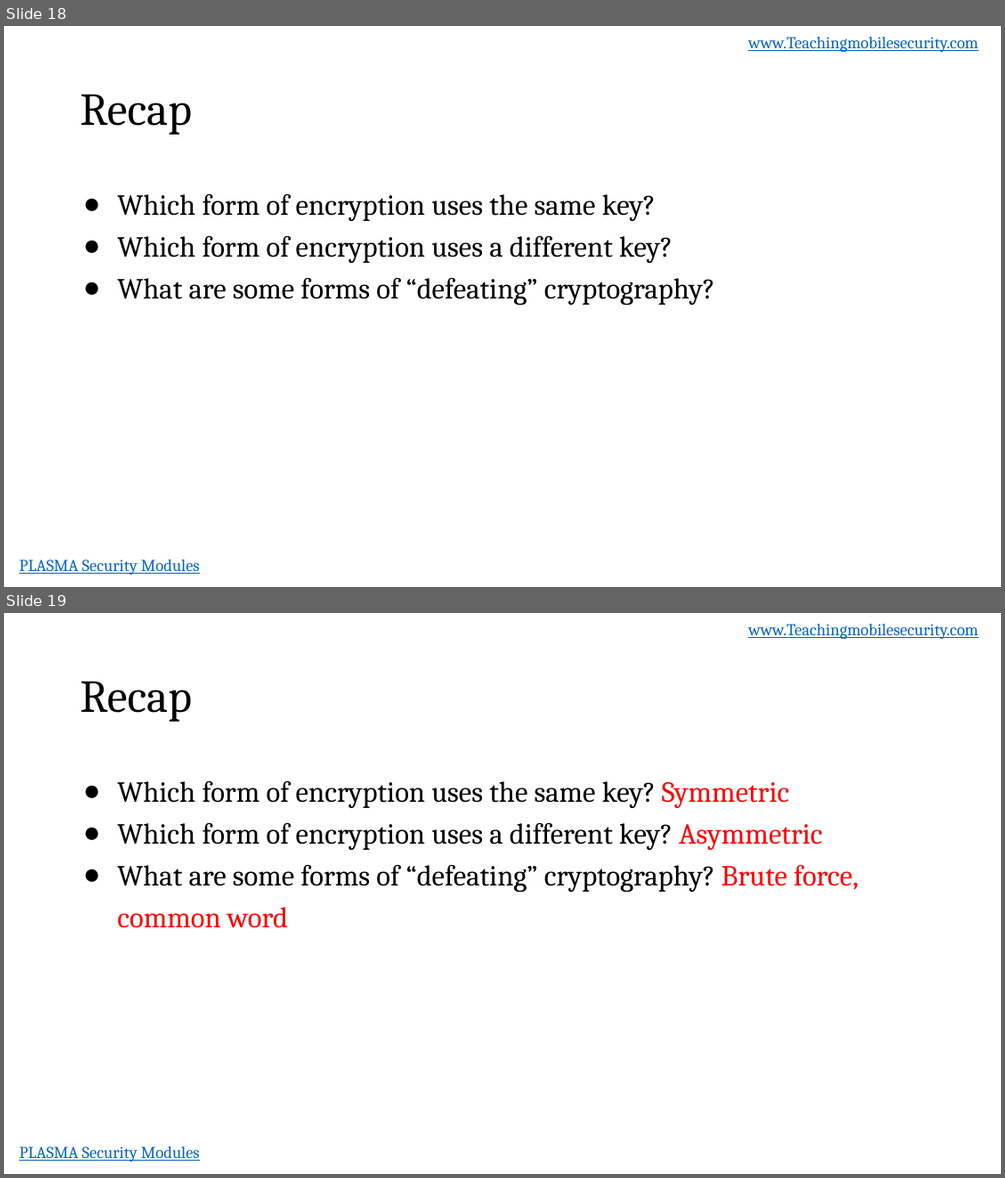
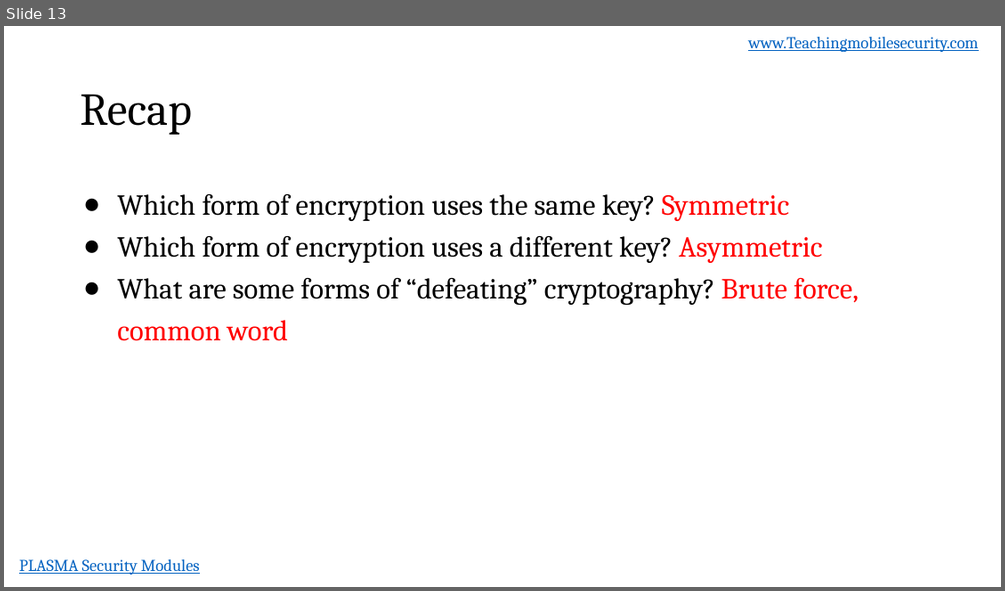
Before and after one commit to dan7800/VulnerableAndroidAppOracle, a slide deck: Vulnerabilities/ProperEncyption/ProperEncryption.pptx. Shown one above the other, each under a label of ours: slides 18 and 19 before the commit, slide 13 after it. The pictures are 1005x1178 and 1005x591 pixels, drawn with LibreOffice and Linux fonts; fonts in the diff are those of the drawing; background and template pictures are left out. Boxes give left, top, right and bottom in pixels: in the first picture for what was removed or moved away, otherwise in the second. Text is boxed around its words. In the diff, an @@ line names an element or a change of style, - is before the commit and + after.

```diff
--- a/Vulnerabilities/ProperEncyption/ProperEncryption.pptx
+++ b/Vulnerabilities/ProperEncyption/ProperEncryption.pptx
@@ slide 18 removed at bbox=[4, 26, 1001, 587], background #FFFFFF; not listed: 2 template elements that a slide beside it also shows @@
@@ title removed at bbox=[80, 94, 192, 135] @@
-Recap
@@ text removed at bbox=[117, 194, 715, 305] @@
-● Which form of encryption uses the same key?
-● Which form of encryption uses a different key?
-● What are some forms of “defeating” cryptography?
@@ what was slide 19 is now slide 13 @@
```
Also in this commit, not shown: 2 slides changed, 5 other slides removed.
